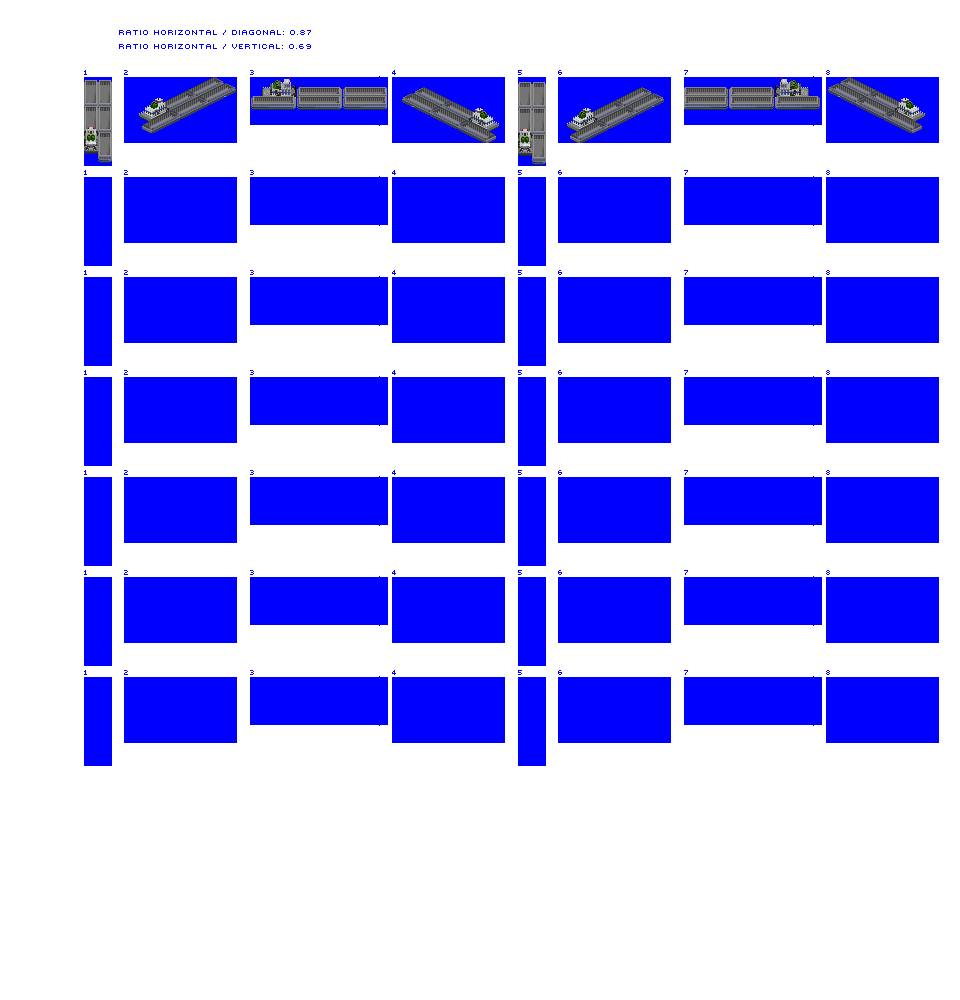
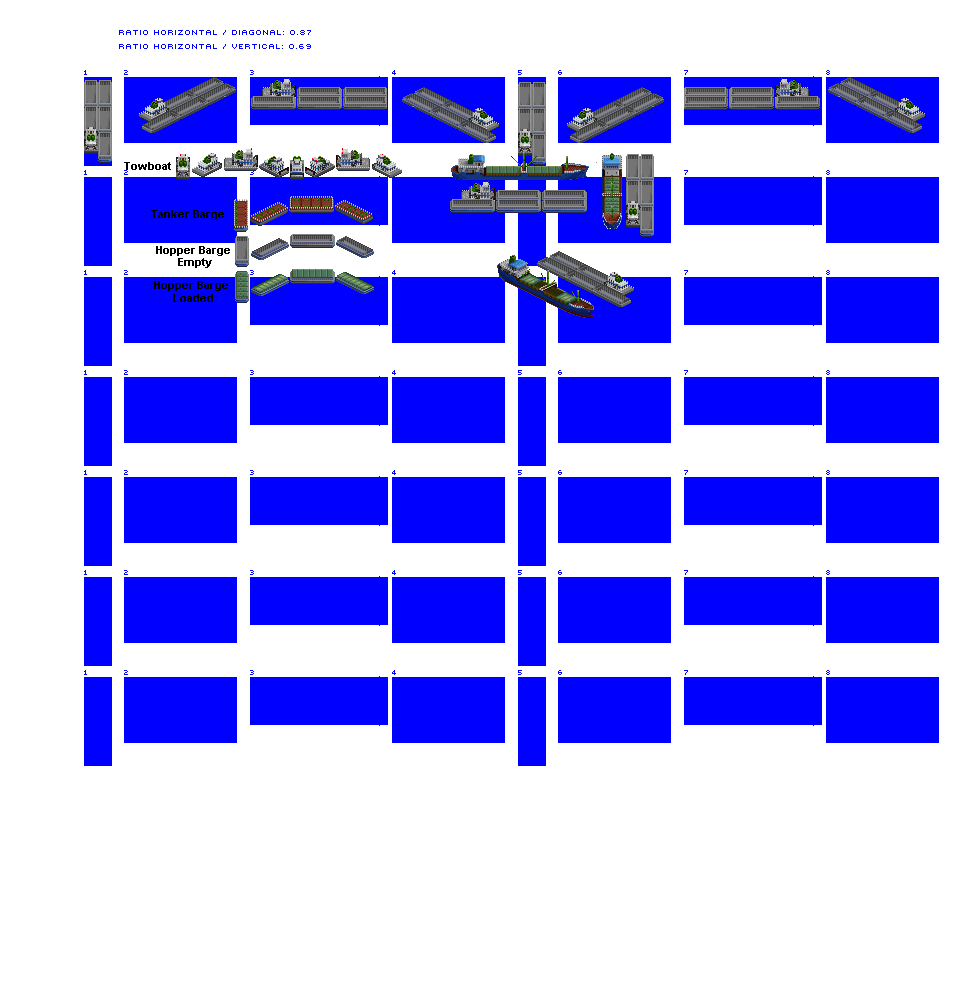
The second 960×1000 image is a revision of the first. Changes to its layers:
added layer "Layer 5" above "Layer 4" over [124,148,654,318]
